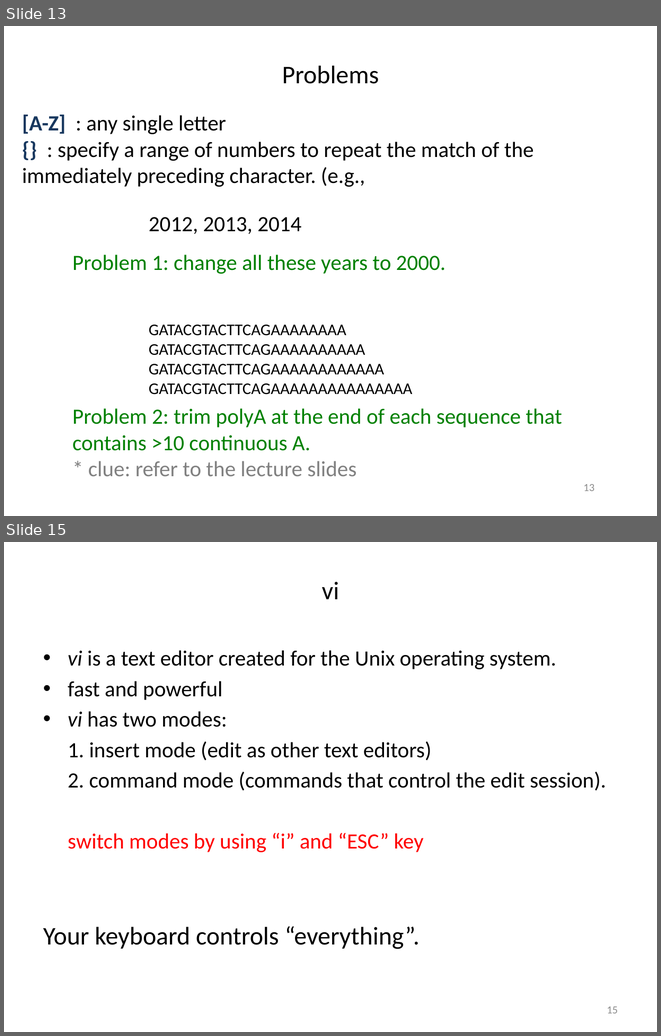
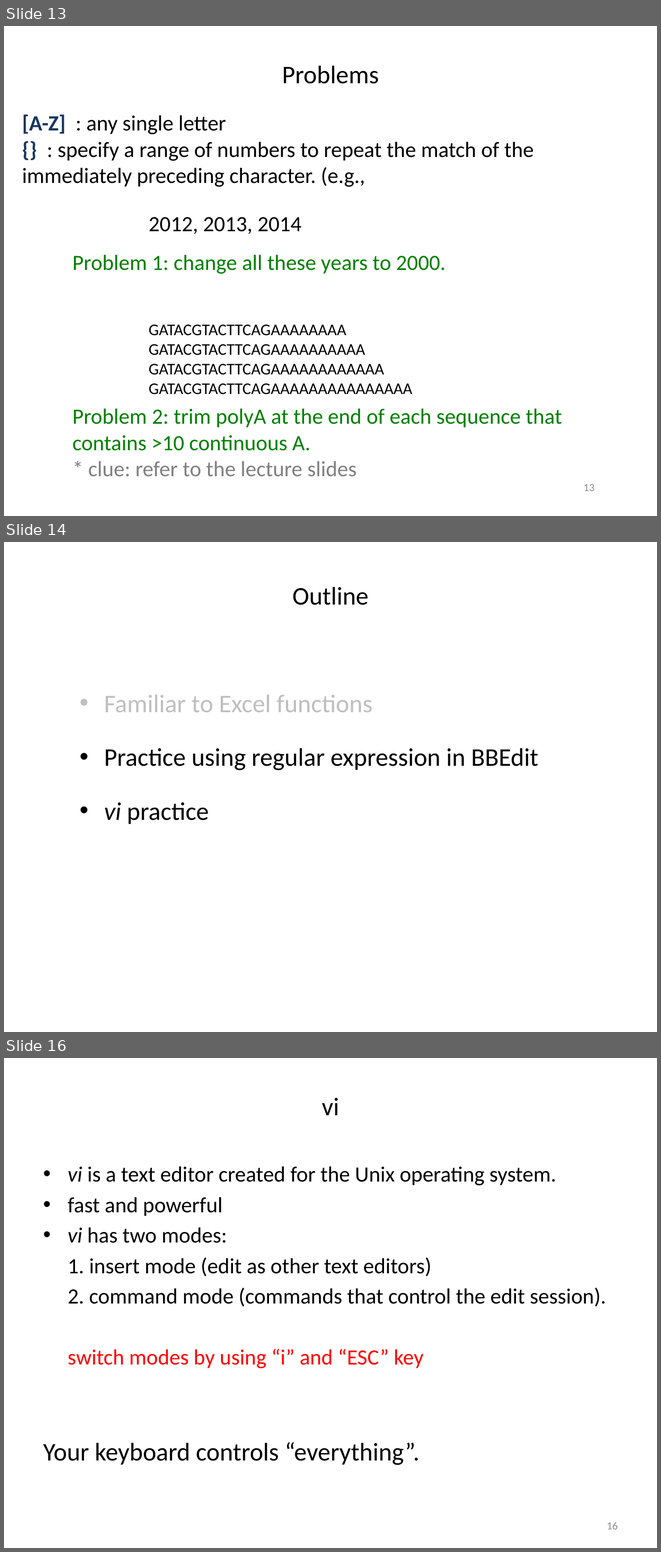
Before and after one commit to liu3zhenlab/teaching, a slide deck: PLPTH813Bioinformatis/2021/labs/lab01_Excel_regex_vi.pptx. Shown one above the other, each under a label of ours: slides 13 and 15 before the commit, slides 13, 14 and 16 after it; the slides between them are not shown. The pictures are 661x1036 and 661x1552 pixels, drawn with LibreOffice and Linux fonts; fonts in the diff are those of the drawing. Boxes give left, top, right and bottom in pixels: in the first picture for what was removed or moved away, otherwise in the second. Text is boxed around its words. In the diff, an @@ line names an element or a change of style, - is before the commit and + after.

```diff
--- a/PLPTH813Bioinformatis/2021/labs/lab01_Excel_regex_vi.pptx
+++ b/PLPTH813Bioinformatis/2021/labs/lab01_Excel_regex_vi.pptx
@@ slide 14 added at (4, 542, 657, 1032), background #FFFFFF @@
@@ title added at (292, 587, 369, 605), 28 pt, text #000000 @@
+Outline
@@ text added at (104, 695, 538, 824), 28 pt, text #000000 @@
+• Familiar to Excel functions
+• Practice using regular expression in BBEdit
+• vi practice
@@ what was slide 15 is now slide 16 @@
@@ page number at (607, 1522, 618, 1529): text changed @@
-15
+16
```
Also in this commit, not shown: 6 slides changed, 1 other slide added, 2 other files.
